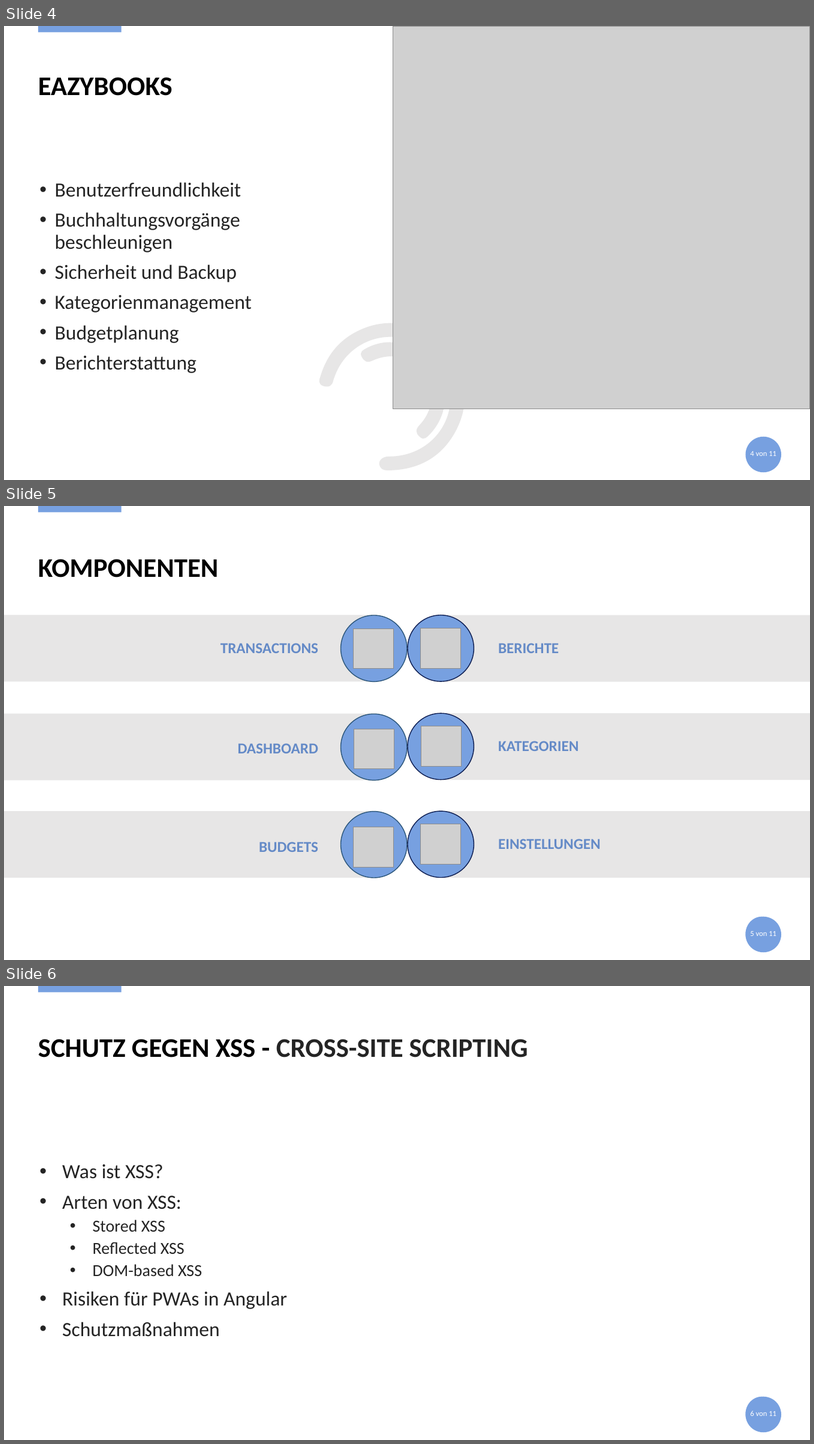
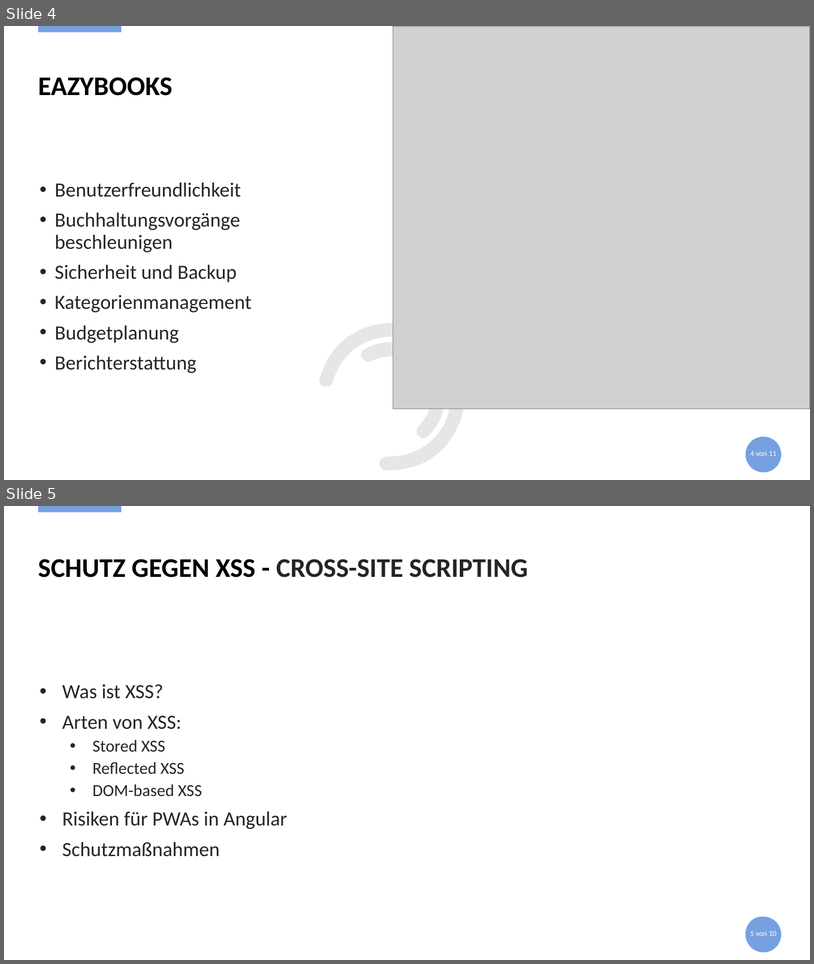
Before and after one commit to S2210237030/EazyBooks_PRO4, a slide deck: Documentation/ProjectDocumentation/Präsi_EazyBooks.pptx. Shown one above the other, each under a label of ours: slides 4, 5 and 6 before the commit, slides 4 and 5 after it. The pictures are 814x1444 and 814x964 pixels, drawn with LibreOffice and Linux fonts; fonts in the diff are those of the drawing; grey boxes stand for pictures. Boxes give left, top, right and bottom in pixels: in the first picture for what was removed or moved away, otherwise in the second. Text is boxed around its words. In the diff, an @@ line names an element or a change of style, - is before the commit and + after.

```diff
--- a/Documentation/ProjectDocumentation/Präsi_EazyBooks.pptx
+++ b/Documentation/ProjectDocumentation/Präsi_EazyBooks.pptx
@@ slide 5 removed at box(4, 506, 810, 960), background #FFFFFF; not listed: 4 template elements that a slide beside it also shows @@
@@ title removed at box(38, 559, 218, 577) @@
-KOMPONENTEN
@@ rectangle removed at box(4, 615, 377, 681) @@
@@ ellipse removed at box(341, 615, 408, 681) @@
@@ picture removed at box(354, 629, 393, 669) @@
@@ ellipse removed at box(408, 615, 474, 681) @@
@@ picture removed at box(421, 628, 461, 668) @@
@@ rectangle removed at box(441, 615, 810, 681) @@
@@ text removed at box(221, 643, 318, 653) @@
-TRANSACTIONS
@@ text removed at box(498, 643, 559, 653) @@
-BERICHTE
@@ rectangle removed at box(4, 714, 377, 780) @@
@@ ellipse removed at box(341, 714, 408, 780) @@
@@ ellipse removed at box(408, 713, 474, 780) @@
@@ rectangle removed at box(441, 713, 810, 780) @@
@@ picture removed at box(354, 729, 394, 769) @@
@@ picture removed at box(422, 726, 461, 766) @@
@@ text removed at box(238, 743, 318, 753) @@
-DASHBOARD
@@ text removed at box(498, 741, 579, 751) @@
-KATEGORIEN
@@ rectangle removed at box(4, 811, 377, 877) @@
@@ ellipse removed at box(341, 811, 408, 878) @@
@@ ellipse removed at box(408, 811, 474, 877) @@
@@ rectangle removed at box(441, 811, 810, 877) @@
@@ picture removed at box(354, 827, 393, 867) @@
@@ picture removed at box(421, 824, 461, 864) @@
@@ text removed at box(259, 841, 318, 852) @@
-BUDGETS
@@ text removed at box(498, 838, 601, 849) @@
-EINSTELLUNGEN
@@ page number removed at box(750, 931, 777, 936) @@
-5 von 11
@@ what was slide 6 is now slide 5 @@
@@ page number at box(750, 931, 777, 936): text changed @@
-6 von 11
+5 von 10
```
Also in this commit, not shown: 4 slides changed, 4 other files.
